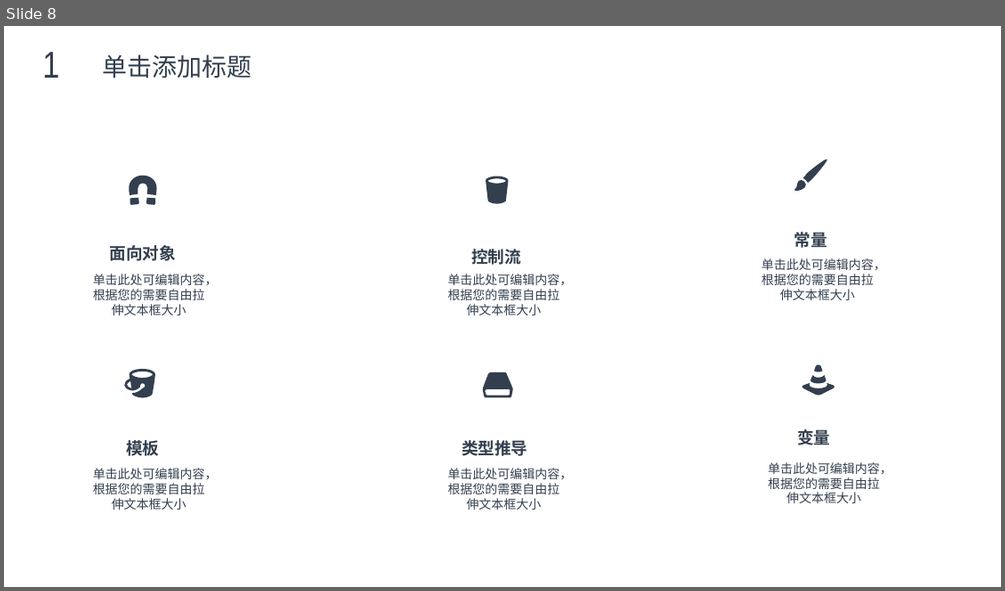
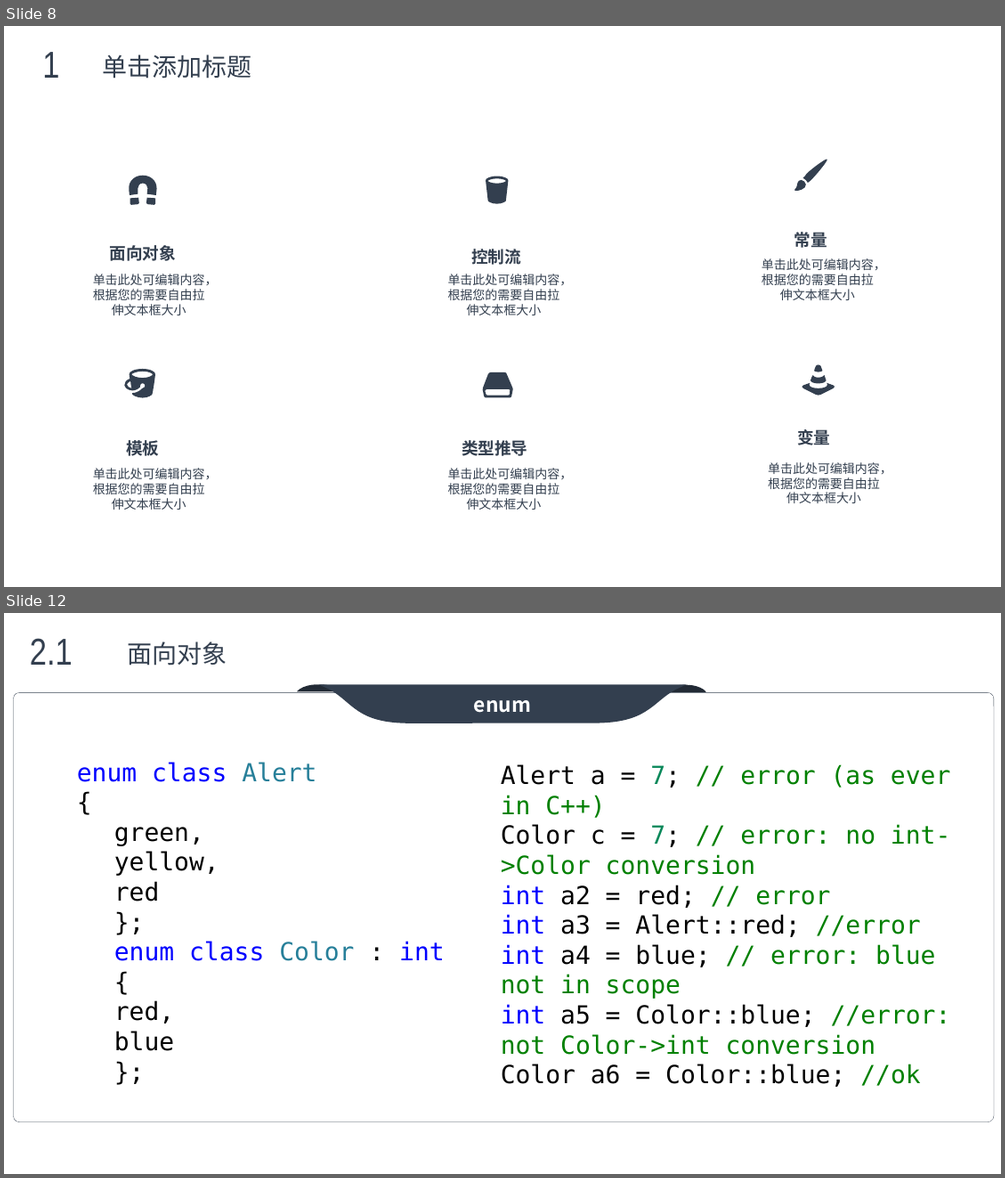
Before and after one commit to max4sharing/modern_cpp, a slide deck: C++11.pptx. Shown one above the other, each under a label of ours: slide 8 before the commit, slides 8 and 12 after it; the slides between them are not shown. The pictures are 1005x591 and 1005x1178 pixels, drawn with LibreOffice and Linux fonts; fonts in the diff are those of the drawing; background and template pictures are left out. Boxes give left, top, right and bottom in pixels: in the first picture for what was removed or moved away, otherwise in the second. Text is boxed around its words. In the diff, an @@ line names an element or a change of style, - is before the commit and + after.

```diff
--- a/C++11.pptx
+++ b/C++11.pptx
@@ slide 12 added at <box>4,613,1001,1174</box>, background picture (left out) @@
@@ text added at <box>30,638,73,665</box>, 36 pt, text #333F4F @@
+2.1
@@ text added at <box>127,641,226,666</box>, 24 pt, text #333F4F @@
+面向对象
@@ group added at <box>14,685,994,1121</box>: 3 freeform shapes, 1 rounded rectangle @@
+enum
@@ text added at <box>77,762,445,1051</box>, 24 pt, text #000000 @@
+enum class Alert
+{
+  green,
+  yellow,
+  red
+};
+enum class Color : int
+{
+  red,
+  blue
+};
@@ text added at <box>501,764,951,1086</box>, 24 pt, text #008000 @@
+Alert a = 7; // error (as ever in C++)
+Color c = 7; // error: no int->Color conversion
+int a2 = red; // error
+int a3 = Alert::red; //error
+int a4 = blue; // error: blue not in scope
+int a5 = Color::blue; //error: not Color->int conversion
+Color a6 = Color::blue; //ok
```
Also in this commit, not shown: 1 slide changed, 5 other slides added, 1 slide removed.
